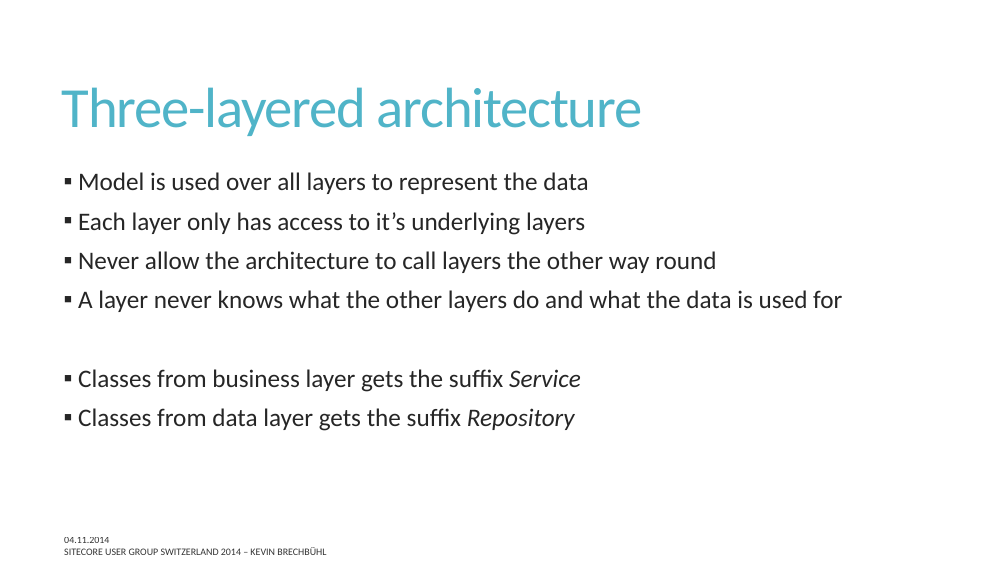
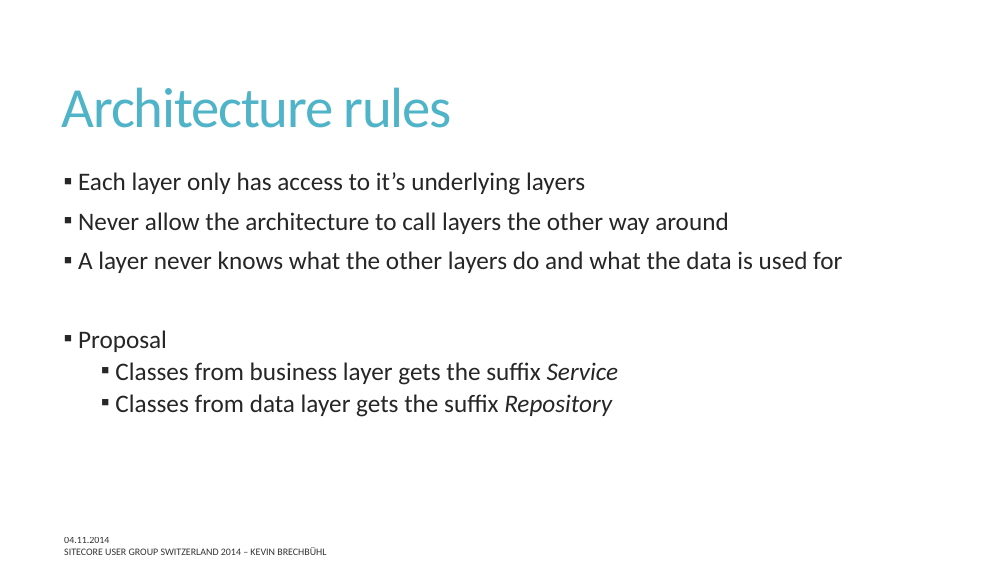
Before and after one commit to SUGCH/ThreeLayeredArchitectureWithSitecore, a slide deck: slide 7 of doc/ThreeLayeredArchitectureWithSitecore.pptx. Drawn at 1008x567 pixels with LibreOffice and Linux fonts; fonts in the diff are those of the drawing. Boxes give left, top, right and bottom in pixels: in the first picture for what was removed or moved away, otherwise in the second. Text is boxed around its words. In the diff, an @@ line names an element or a change of style, - is before the commit and + after.

```diff
--- a/doc/ThreeLayeredArchitectureWithSitecore.pptx
+++ b/doc/ThreeLayeredArchitectureWithSitecore.pptx
@@ title at box(62, 87, 452, 128): text changed @@
-Three-layered architecture
+Architecture rules
@@ text at box(78, 172, 588, 194): paragraph removed @@
-▪ Model is used over all layers to represent the data
@@ text at box(78, 212, 728, 234): text changed @@
-▪ Never allow the architecture to call layers the other way round
+▪ Never allow the architecture to call layers the other way around
@@ text at box(78, 330, 167, 352): paragraph added @@
+▪ Proposal
@@ text at box(115, 362, 619, 417): list level 1 to 2 in "Classes from business layer gets ..."; list level 1 to 2 in "Classes from data layer gets ..." @@
```
Also in this commit, not shown: 8 other slides changed.
